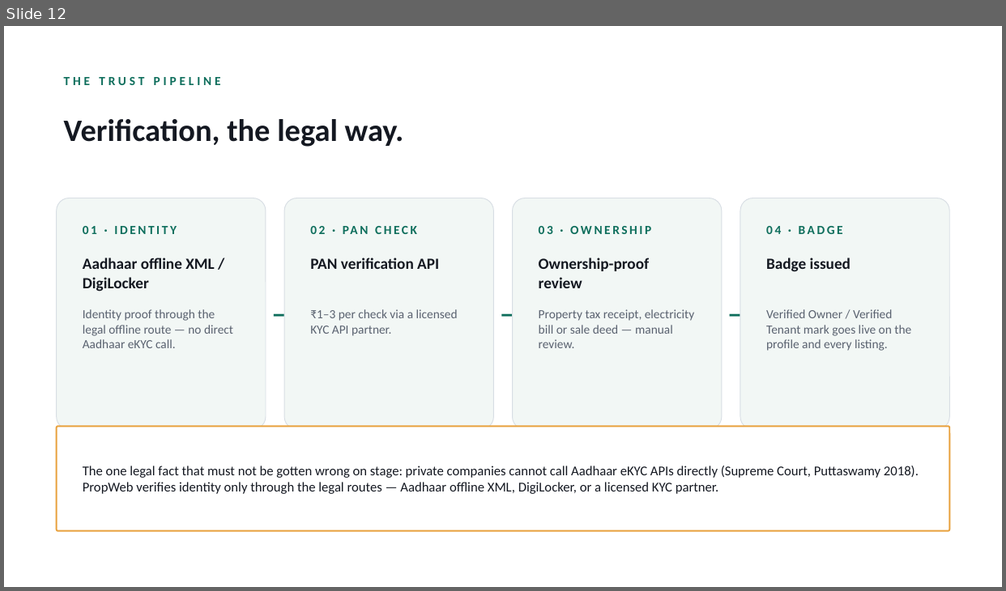
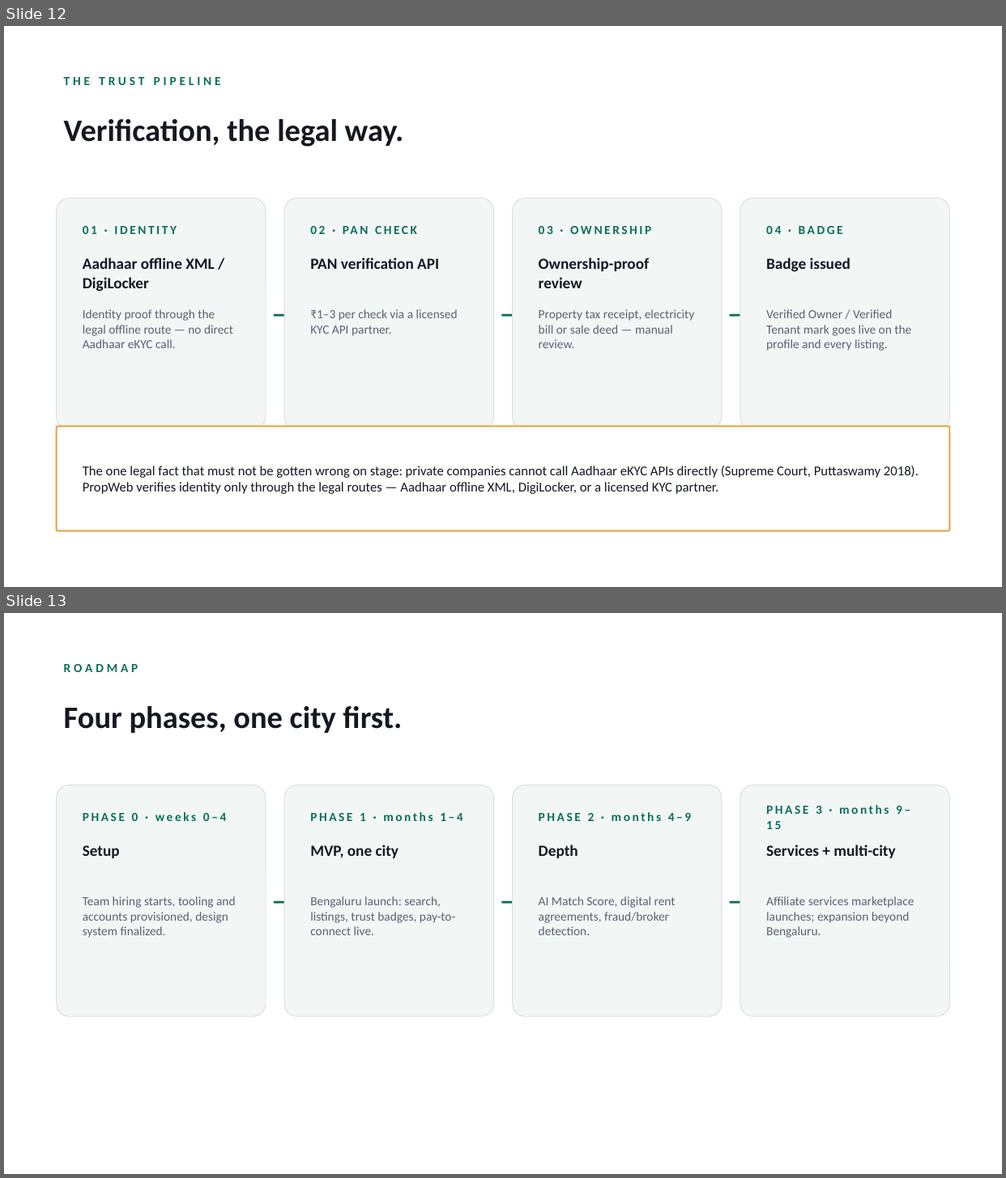
Before and after one commit to CryptoPrism-io/Propweb, a slide deck: docs/PropWeb_Pitch_v2.pptx. Shown one above the other, each under a label of ours: slide 12 before the commit, slides 12 and 13 after it. The pictures are 1006x591 and 1006x1178 pixels, drawn with LibreOffice and Linux fonts; fonts in the diff are those of the drawing. Boxes give left, top, right and bottom in pixels: in the first picture for what was removed or moved away, otherwise in the second. Text is boxed around its words. In the diff, an @@ line names an element or a change of style, - is before the commit and + after.

Commit message:
feat: add Build phases roadmap slide

```diff
--- a/docs/PropWeb_Pitch_v2.pptx
+++ b/docs/PropWeb_Pitch_v2.pptx
@@ slide 13 added at <box>4,613,1002,1174</box>, background #FFFFFF @@
@@ text added at <box>64,664,138,672</box>, 12 pt, text #0E6E5C, bold @@
+ROADMAP
@@ text added at <box>64,706,402,733</box>, 30 pt, text #141821, bold @@
+Four phases, one city first.
@@ rounded rectangle added at <box>57,786,266,1016</box>, fill #F2F7F5, outline #D8DEE4 0.75 pt @@
@@ rounded rectangle added at <box>285,786,494,1016</box>, fill #F2F7F5, outline #D8DEE4 0.75 pt @@
@@ rounded rectangle added at <box>513,786,722,1016</box>, fill #F2F7F5, outline #D8DEE4 0.75 pt @@
@@ rounded rectangle added at <box>740,786,950,1016</box>, fill #F2F7F5, outline #D8DEE4 0.75 pt @@
@@ text added at <box>766,805,910,829</box>, 12 pt, text #0E6E5C, bold @@
+PHASE 3 · months 9–15
@@ text added at <box>83,812,226,821</box>, 12 pt, text #0E6E5C, bold @@
+PHASE 0 · weeks 0–4
@@ text added at <box>310,812,462,821</box>, 12 pt, text #0E6E5C, bold @@
+PHASE 1 · months 1–4
@@ text added at <box>539,812,691,821</box>, 12 pt, text #0E6E5C, bold @@
+PHASE 2 · months 4–9
@@ text added at <box>83,845,120,858</box>, 15 pt, text #141821, bold @@
+Setup
@@ text added at <box>310,845,399,858</box>, 15 pt, text #141821, bold @@
+MVP, one city
@@ text added at <box>539,845,578,858</box>, 15 pt, text #141821, bold @@
+Depth
@@ text added at <box>766,845,895,858</box>, 15 pt, text #141821, bold @@
+Services + multi-city
@@ text added at <box>83,897,236,938</box>, 12 pt, text #5A6270 @@
+Team hiring starts, tooling and accounts provisioned, design system finalized.
@@ text added at <box>266,884,285,918</box>, 20 pt, text #0E6E5C, bold @@
+→
@@ text added at <box>310,897,455,935</box>, 12 pt, text #5A6270 @@
+Bengaluru launch: search, listings, trust badges, pay-to-connect live.
@@ text added at <box>493,884,513,918</box>, 20 pt, text #0E6E5C, bold @@
+→
@@ text added at <box>539,897,675,935</box>, 12 pt, text #5A6270 @@
+AI Match Score, digital rent agreements, fraud/broker detection.
@@ text added at <box>722,884,740,918</box>, 20 pt, text #0E6E5C, bold @@
+→
@@ text added at <box>766,897,914,938</box>, 12 pt, text #5A6270 @@
+Affiliate services marketplace launches; expansion beyond Bengaluru.
```
Also in this commit, not shown: 2 other files.
